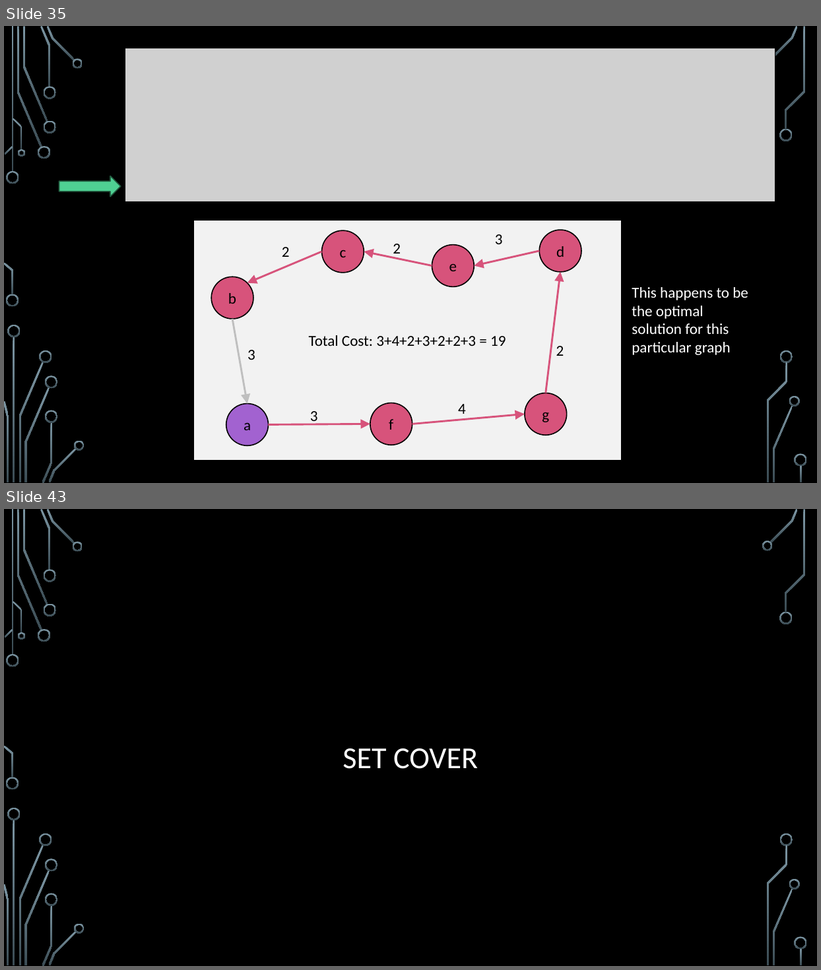
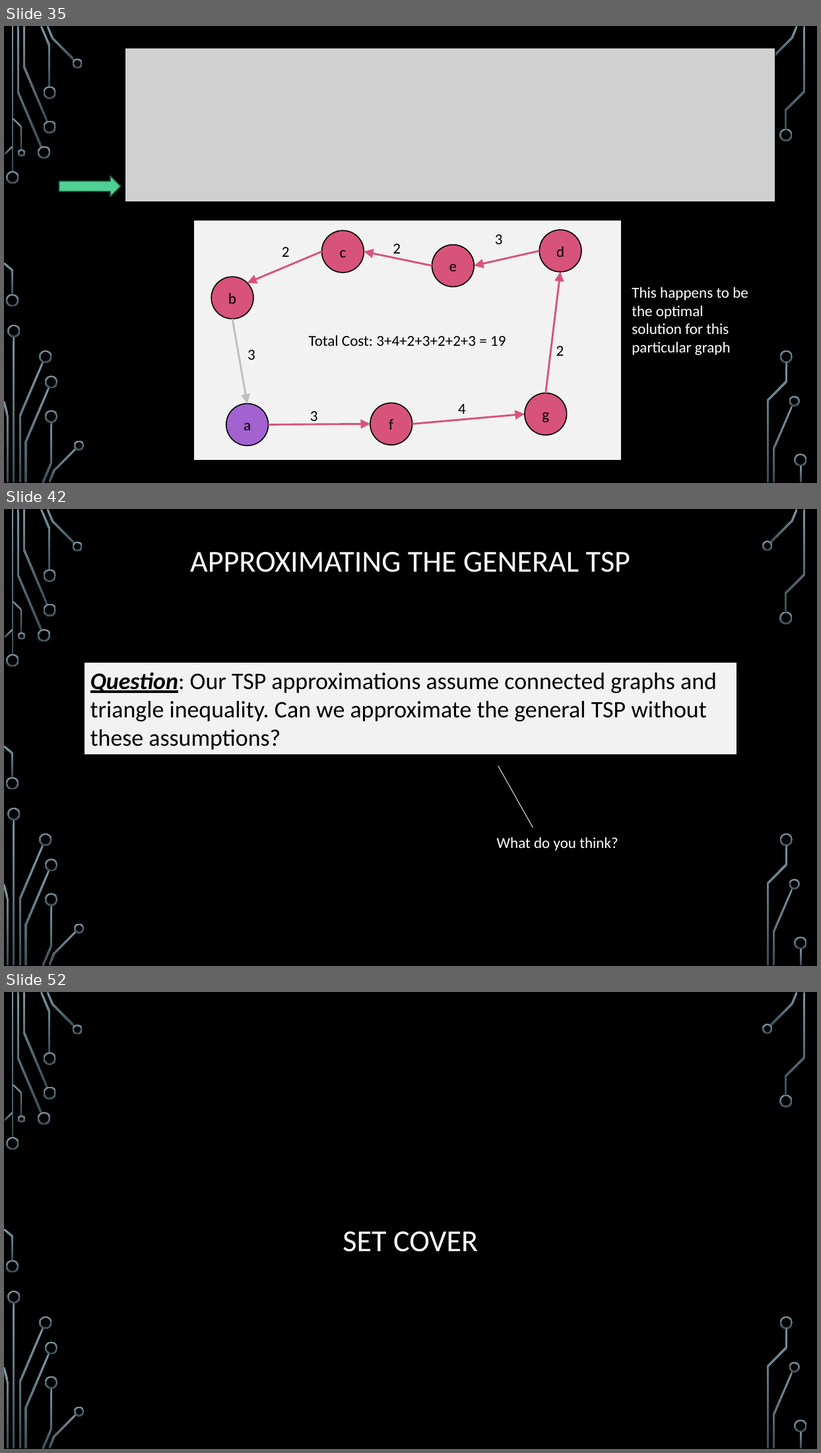
Before and after one commit to markfloryan/advAlgo, a slide deck: slides/Approx-01-Intro.pptx. Shown one above the other, each under a label of ours: slides 35 and 43 before the commit, slides 35, 42 and 52 after it; the slides between them are not shown. The pictures are 821x970 and 821x1453 pixels, drawn with LibreOffice and Linux fonts; fonts in the diff are those of the drawing; grey boxes stand for pictures; background and template pictures are left out. Boxes give left, top, right and bottom in pixels: in the first picture for what was removed or moved away, otherwise in the second. Text is boxed around its words. In the diff, an @@ line names an element or a change of style, - is before the commit and + after.

Commit message:
adding tsp general approx slides

```diff
--- a/slides/Approx-01-Intro.pptx
+++ b/slides/Approx-01-Intro.pptx
@@ slide 42 added at (4,509,817,966), background picture (left out); not listed: 36 template elements that a slide beside it also shows @@
@@ title added at (190,552,630,572), 36 pt, text #FFFFFF @@
+APPROXIMATING THE GENERAL TSP
@@ rectangle added at (85,663,737,755), fill #F2F2F2, outline #000000 0.75 pt, 28 pt, text #000000 @@
+Question: Our TSP approximations assume connected graphs and triangle inequality. Can we approximate the general TSP without these assumptions?
@@ line added from (498, 766) to (533, 828), #F2F2F2 0.75 pt @@
@@ text added at (497,838,618,851), 18 pt, text #FFFFFF @@
+What do you think?
@@ what was slide 43 is now slide 52 @@
```
Also in this commit, not shown: 4 slides changed, 9 other slides added, 1 slide removed, 1 other file.
